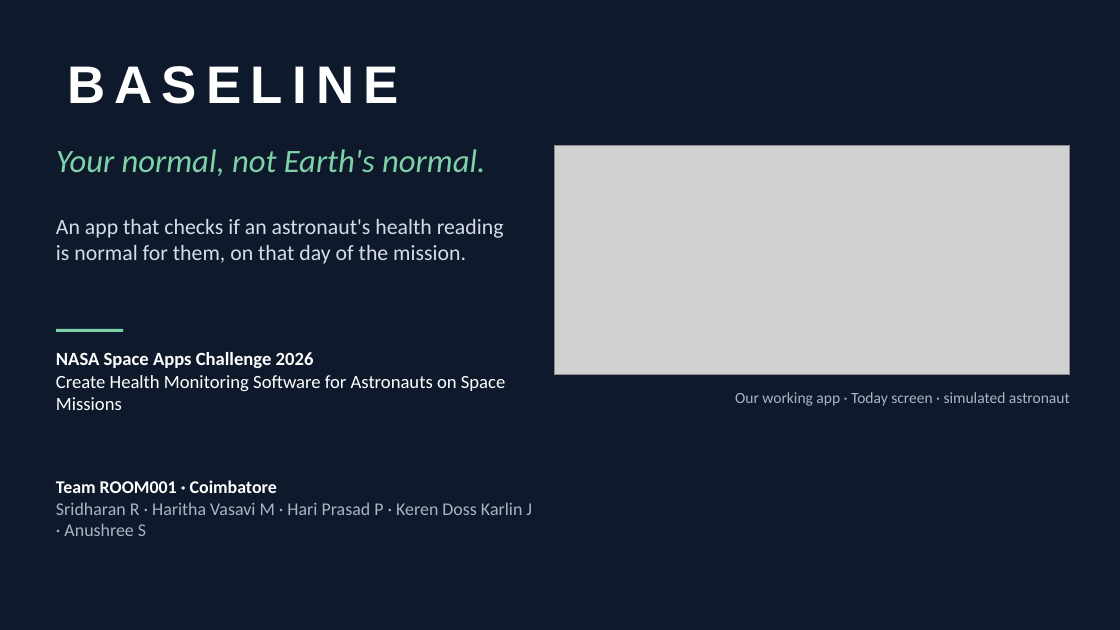
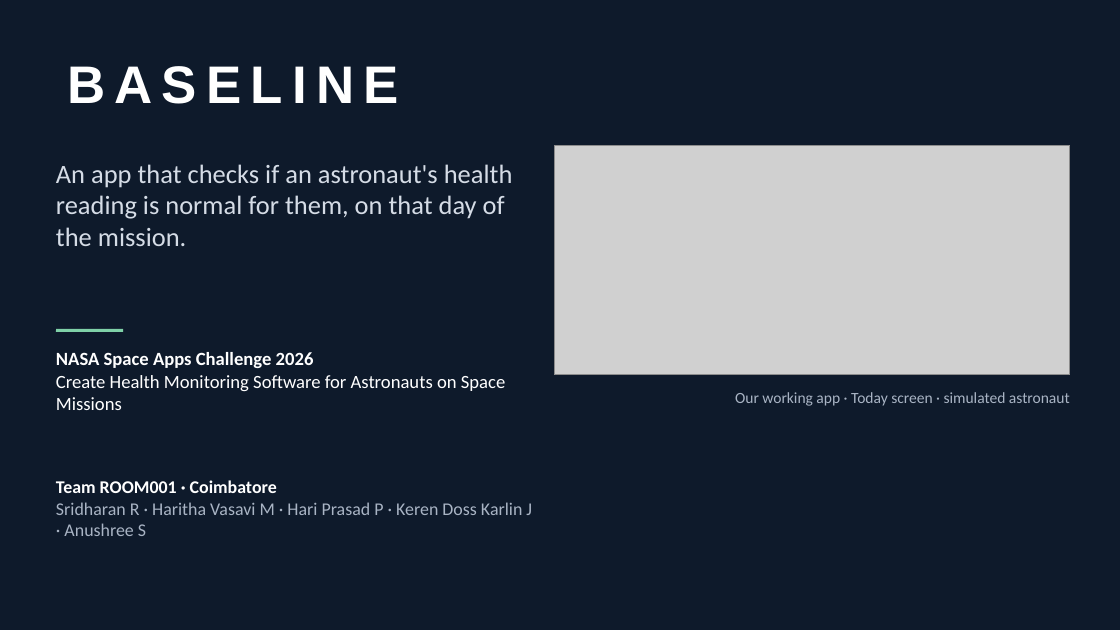
Before and after one commit to sridharan-71/baseline-space-health, a slide deck: slide 1 of presentation/BASELINE_simple.pptx. Drawn at 1120x630 pixels with LibreOffice and Linux fonts; fonts in the diff are those of the drawing; grey boxes stand for pictures. Boxes give left, top, right and bottom in pixels: in the first picture for what was removed or moved away, otherwise in the second. Text is boxed around its words. In the diff, an @@ line names an element or a change of style, - is before the commit and + after.

```diff
--- a/presentation/BASELINE_simple.pptx
+++ b/presentation/BASELINE_simple.pptx
@@ text removed at [56, 149, 485, 176] @@
-Your normal, not Earth's normal.
@@ text "An app that checks if ...": place and size @@
-text "An app that checks if ..." at [56, 219, 504, 264]
+text "An app that checks if ..." at [56, 164, 513, 246]
@@ text "An app that checks if ..." at [56, 164, 513, 246]: size 14 to 17 pt @@
```
Also in this commit, not shown: 2 other slides changed, 1 other file.
